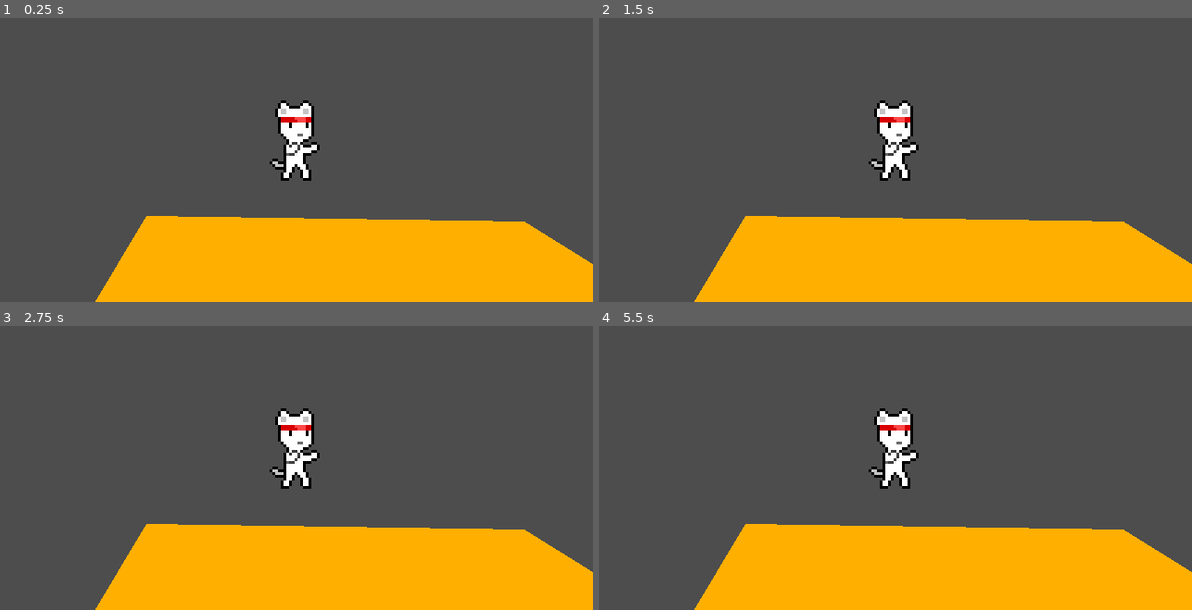
Above: before the commit, frames 1-4 (two rows, left to right).
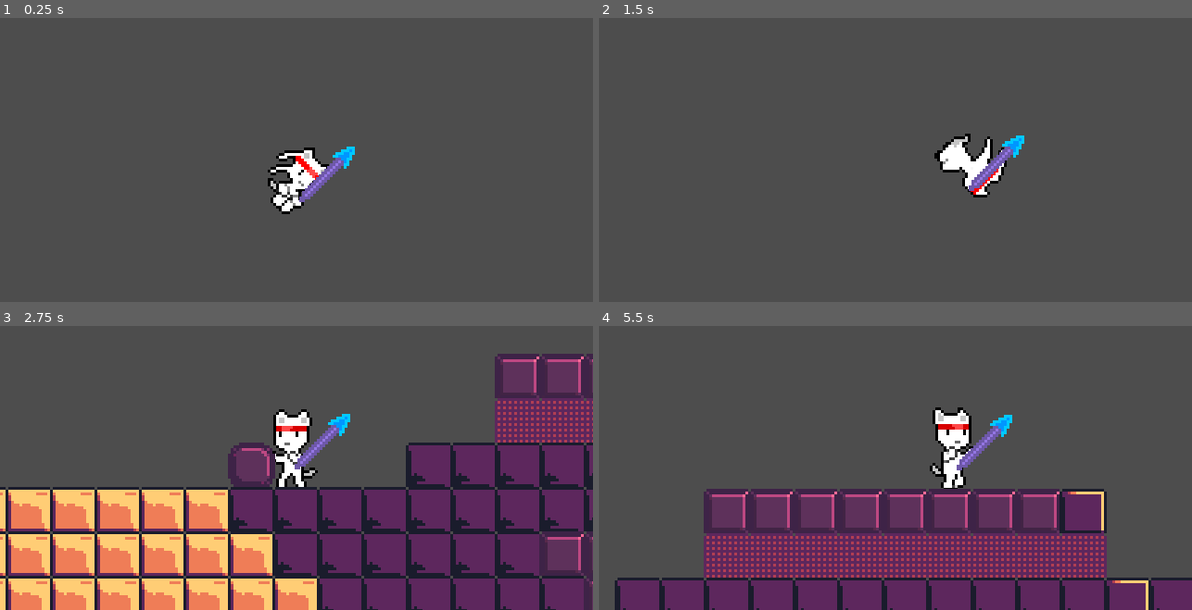
Above: after the commit, the same moments.

Repository: Mr-Carrot0/spear-guy
Game: Godot game, scene res://Scenes/leveltest_2.tscn
Same seed, same stepped clock (60 frames per second), same inputs: the game is played once before the commit and once after it. Before the commit the project starts from res://Scenes/level-test.tscn.
Inputs:
- Up to frame 1 (0.25 s): no input
- Up to frame 2 (1.5 s): hold Right (move_right) from 0.53 s (still down); tap Space (jump) at 0.77 s
- Up to frame 3 (2.75 s): tap Space (jump) at 1.52 s; release Right (move_right) at 2.03 s; hold Left (move_left) from 2.03 s (still down)
- Up to frame 4 (5.5 s): release Left (move_left) at 2.78 s; hold Right (move_right) 2.78-4.28 s; tap Space (jump) at 3.02, 3.77, 4.52 s; hold Left (move_left) 4.28-5.03 s; hold Right (move_right) from 5.03 s (still down)

The runs differ from the first frame. In frame 1, 25% of the frame differs, in the area x 16-100%, y 28-100%; in frame 2, 25%; in frame 3, 56%, in the area x 0-100%, y 9-100%; in frame 4, 37%.

Commit message:
Spear works, needs integration with player

Diff:
--- a/Assets/Scripts/Actor.gd
+++ b/Assets/Scripts/Actor.gd
@@ -2,10 +2,13 @@
 class_name Actor
 
 @onready var sprite = $Sprite2D
+@onready var weapon = $weapon
 
 # Get the gravity from the project settings to be synced with RigidBody nodes.
 var gravity = ProjectSettings.get_setting("physics/2d/default_gravity")
-
+var ff = true
+var init_w_x
+var is_flipped = false
 
 @export var speed := 140.0
 @export var jmp_vel := -160.0
@@ -14,13 +17,21 @@
 @export var health := 100.0
 @export var armour = 0
 
-var weapon: Weapon
+func _ready():
+	pass
+
+func bool_to_int_2(bar: bool):
+	return int(bar) * 2 - 1
 
 func _die():
 	# replace with death stuff
 	print("dies of death")
 
 func _physics_process(delta):
+	if ff:
+		init_w_x = -weapon.position.x
+		ff = false
+
 	if not is_on_floor():
 		velocity.y += gravity * delta
 
--- a/Assets/Scripts/Player.gd
+++ b/Assets/Scripts/Player.gd
@@ -1,8 +1,8 @@
 extends Actor
 class_name Player
+
+
 @onready var _tree: AnimationTree = $AnimationTree
-
-var is_flipped = false
 
 var debug = {
 	"main": 0
@@ -17,6 +17,7 @@
 }
 
 func _ready():
+	super()
 	_tree.active = true
 
 func _physics_process(_delta) -> void:
@@ -38,7 +39,8 @@
 	# var direction = velocity.normalized()
 
 	sprite.flip_h = is_flipped
-	sprite.offset.x = [0, -3][int(is_flipped)]
+	sprite.offset.x = -3 * int(is_flipped)
+
 
 	## TREE
 	# animation_tree["parameters/[Transition]/transition_request"] = "[state]"
--- a/Assets/Scripts/weapon-new.gd
+++ b/Assets/Scripts/weapon-new.gd
@@ -10,10 +10,10 @@
 @export_category("names")
 # @export var names:Weapon_names
 
-@onready var butt: Sprite2D = $butt #get_node(NodePath(names.butt_name))
-@onready var head: Sprite2D = $head #get_node(NodePath(names.head_name))
-@onready var hitbox: Area2D = $head/hitbox #get_node(NodePath(names.hitbox_name))
-@onready var hurtbox: Area2D = $hurtbox #get_node(NodePath(names.hurtbox_name))
+@onready var butt: Sprite2D = $butt # get_node(NodePath(names.butt_name))
+@onready var head: Sprite2D = $head # get_node(NodePath(names.head_name))
+@onready var hitbox: Area2D = $head/hitbox # get_node(NodePath(names.hitbox_name))
+@onready var hurtbox: Area2D = $hurtbox # get_node(NodePath(names.hurtbox_name))
 
 
 @export_category("health")
--- a/Scenes/player.tscn
+++ b/Scenes/player.tscn
@@ -1,7 +1,8 @@
-[gd_scene load_steps=19 format=3 uid="uid://5jpo611kaau8"]
+[gd_scene load_steps=20 format=3 uid="uid://5jpo611kaau8"]
 
 [ext_resource type="Script" path="res://Assets/Scripts/Player.gd" id="1_2d27w"]
 [ext_resource type="Texture2D" uid="uid://cdmewcfftarud" path="res://Assets/Sprites/stolen/cat_stolen.png" id="2_o2kcy"]
+[ext_resource type="PackedScene" uid="uid://cslfpdip2qy5p" path="res://Scenes/spear-destr-final.tscn" id="3_qb6i6"]
 
 [sub_resource type="RectangleShape2D" id="RectangleShape2D_qxq2l"]
 size = Vector2(11, 27)
@@ -137,7 +138,7 @@
 autorestart_delay = 0.0
 
 [sub_resource type="AnimationNodeBlendTree" id="AnimationNodeBlendTree_thp2w"]
-graph_offset = Vector2(-24, 116)
+graph_offset = Vector2(-400.025, -59.8477)
 nodes/Animation/node = SubResource("AnimationNodeAnimation_ecfws")
 nodes/Animation/position = Vector2(186.667, 160)
 "nodes/Animation 2/node" = SubResource("AnimationNodeAnimation_htqfk")
@@ -155,7 +156,7 @@
 nodes/output/position = Vector2(1146.67, 213.333)
 nodes/spin/node = SubResource("AnimationNodeOneShot_ku8a8")
 nodes/spin/position = Vector2(560, 480)
-node_connections = [&"TimeScale", 0, &"spin", &"m", 0, &"on_ground", &"m", 1, &"TimeScale", &"on_ground", 0, &"Animation", &"on_ground", 1, &"Animation 2", &"spin", 0, &"Animation 3", &"spin", 1, &"Animation 4"]
+node_connections = [&"TimeScale", 0, &"spin", &"m", 0, &"on_ground", &"m", 1, &"TimeScale", &"on_ground", 0, &"Animation", &"on_ground", 1, &"Animation 2", &"output", 0, &"m", &"spin", 0, &"Animation 3", &"spin", 1, &"Animation 4"]
 
 [node name="Player" type="CharacterBody2D"]
 script = ExtResource("1_2d27w")
@@ -165,6 +166,7 @@
 [node name="CollisionShape2D" type="CollisionShape2D" parent="."]
 position = Vector2(-0.5, 3.05)
 shape = SubResource("RectangleShape2D_qxq2l")
+metadata/_edit_lock_ = true
 
 [node name="Sprite2D" type="Sprite2D" parent="."]
 texture_filter = 1
@@ -173,6 +175,7 @@
 texture = ExtResource("2_o2kcy")
 hframes = 16
 vframes = 16
+metadata/_edit_lock_ = true
 
 [node name="AnimationPlayer" type="AnimationPlayer" parent="."]
 libraries = {
@@ -196,3 +199,8 @@
 [node name="Camera2D" type="Camera2D" parent="."]
 zoom = Vector2(3, 3)
 position_smoothing_enabled = true
+metadata/_edit_lock_ = true
+
+[node name="weapon" parent="." instance=ExtResource("3_qb6i6")]
+position = Vector2(5, 5)
+is_indestrucable = true
--- /dev/null
+++ b/Scenes/spear-destr-final.tscn
@@ -0,0 +1,37 @@
+[gd_scene load_steps=6 format=3 uid="uid://cslfpdip2qy5p"]
+
+[ext_resource type="PackedScene" uid="uid://b12b4256u40lk" path="res://Scenes/spear.tscn" id="1_4nbp4"]
+[ext_resource type="Texture2D" uid="uid://b5ocy8bakvquk" path="res://Assets/Sprites/spear-destruction-head.png" id="2_4lexi"]
+[ext_resource type="Texture2D" uid="uid://buo2m4dv26fei" path="res://Assets/Sprites/spear-destruction-body.png" id="2_cf0j5"]
+[ext_resource type="Texture2D" uid="uid://br28xqtakcvr8" path="res://Assets/Sprites/spear-destruction-butt.png" id="3_h7hh4"]
+
+[sub_resource type="SegmentShape2D" id="SegmentShape2D_ql4gq"]
+b = Vector2(13.5, -13.5)
+
+[node name="spear" instance=ExtResource("1_4nbp4")]
+body_count = 1
+body_img = ExtResource("2_cf0j5")
+spacing_body = Vector2i(6, -6)
+max_health = 100.0
+health = 100.0
+damage = 10.0
+is_indestrucable = false
+status = 0
+
+[node name="head" type="Sprite2D" parent="." index="1"]
+position = Vector2(12, -12)
+texture = ExtResource("2_4lexi")
+
+[node name="hitbox" type="Area2D" parent="head" index="0"]
+
+[node name="CollisionPolygon2D" type="CollisionPolygon2D" parent="head/hitbox" index="0"]
+polygon = PackedVector2Array(0.5, 4.5, -4.5, -0.5, 0.5, -3.5, 4.5, -4.5, 3.5, -0.5)
+
+[node name="butt" type="Sprite2D" parent="." index="2"]
+texture = ExtResource("3_h7hh4")
+
+[node name="hurtbox" type="Area2D" parent="." index="3"]
+
+[node name="CollisionShape2D" type="CollisionShape2D" parent="hurtbox" index="0"]
+position = Vector2(-3.5, 3.5)
+shape = SubResource("SegmentShape2D_ql4gq")
--- a/Scenes/spear-destr-test.tscn
+++ b/Scenes/spear-destr-test.tscn
@@ -8,12 +8,9 @@
 b = Vector2(13.5, -13.5)
 
 [node name="spear-of-destruction" type="Node2D"]
-position = Vector2(227, 153)
-scale = Vector2(5, 5)
 script = ExtResource("1_odd5j")
-body_count = 2
 is_indestrucable = true
-status = null
+metadata/_edit_lock_ = true
 
 [node name="body" type="Node2D" parent="."]
 position = Vector2(6, -6)
--- a/Scenes/spear.tscn
+++ b/Scenes/spear.tscn
@@ -4,14 +4,6 @@
 
 [node name="spear" type="Node2D"]
 script = ExtResource("1_i38sw")
-body_count = null
-body_img = null
-spacing_body = null
-max_health = null
-health = null
-damage = null
-is_indestrucable = null
-status = null
 metadata/_edit_lock_ = true
 
 [node name="body" type="Node2D" parent="."]
--- a/project.godot
+++ b/project.godot
@@ -11,7 +11,7 @@
 [application]
 
 config/name="spear guy"
-run/main_scene="res://Scenes/level-test.tscn"
+run/main_scene="res://Scenes/leveltest_2.tscn"
 config/features=PackedStringArray("4.3", "GL Compatibility")
 boot_splash/image="res://Assets/Sprites/spear-destruction-head.png"
 boot_splash/use_filter=false
